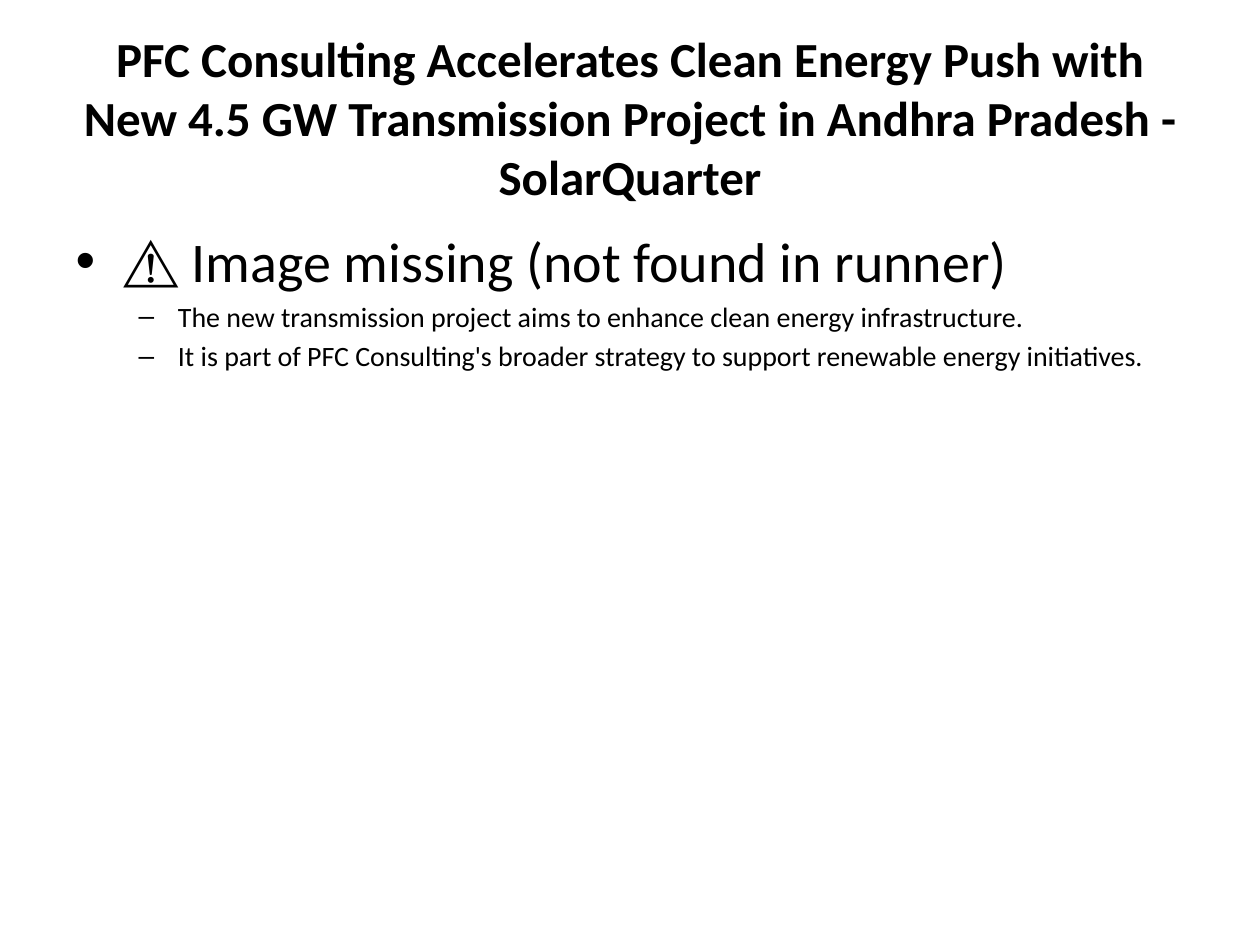
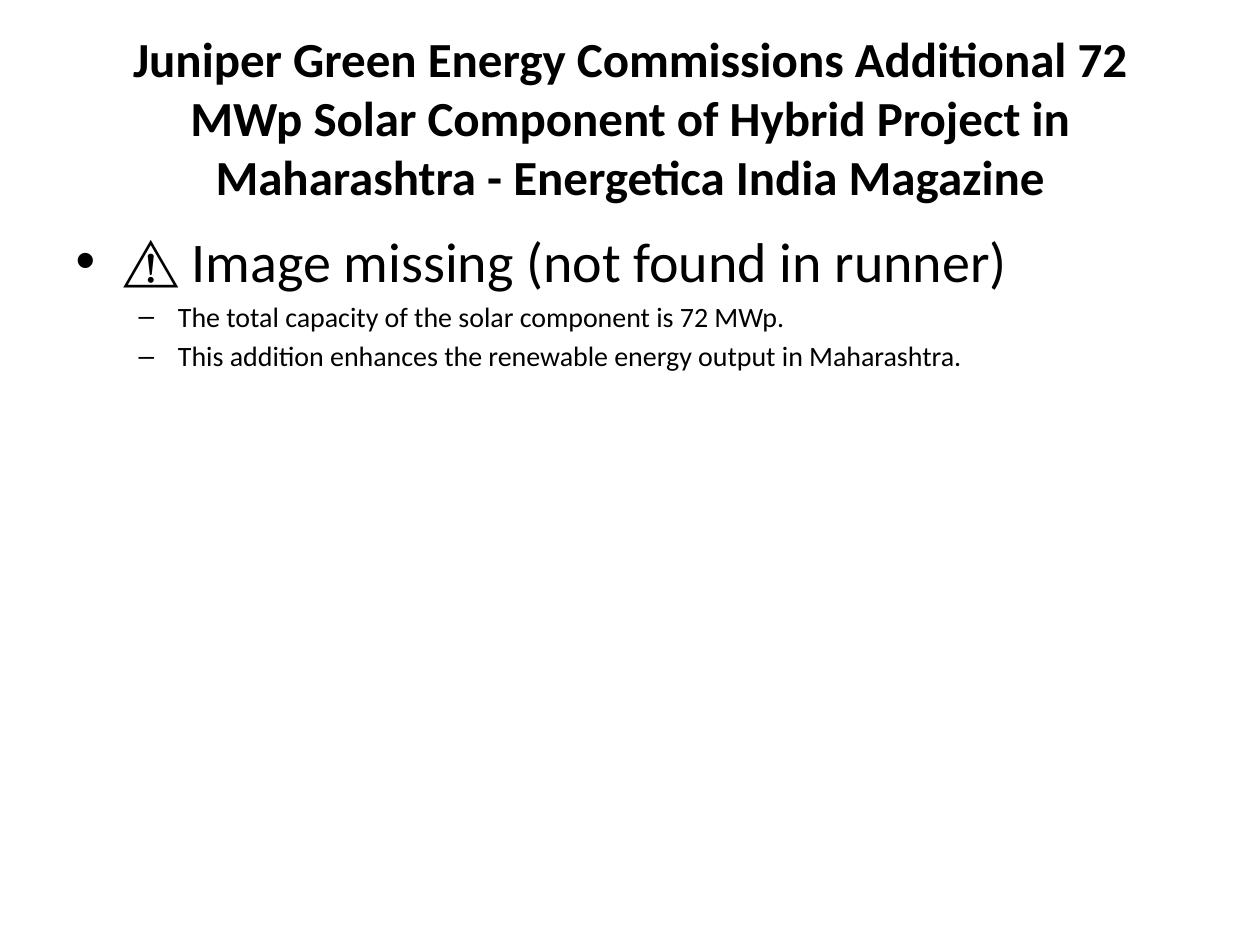
Before and after one commit to gauravsiemens1988/Linkedin-AI-Agent_Personal, a slide deck: slide 2 of drafts/linkedin_carousel.pptx. Drawn at 1260x945 pixels with LibreOffice and Linux fonts; fonts in the diff are those of the drawing. Boxes give left, top, right and bottom in pixels: in the first picture for what was removed or moved away, otherwise in the second. Text is boxed around its words. In the diff, an @@ line names an element or a change of style, - is before the commit and + after.

```diff
--- a/drafts/linkedin_carousel.pptx
+++ b/drafts/linkedin_carousel.pptx
@@ title at bbox=[133, 42, 1128, 204]: text changed @@
-PFC Consulting Accelerates Clean Energy Push with New 4.5 GW Transmission Project in Andhra Pradesh - SolarQuarter
+Juniper Green Energy Commissions Additional 72 MWp Solar Component of Hybrid Project in Maharashtra - Energetica India Magazine
@@ text at bbox=[178, 307, 961, 371]: text changed @@
-  – The new transmission project aims to enhance clean energy infrastructure.
-  – It is part of PFC Consulting's broader strategy to support renewable energy initiatives.
+  – The total capacity of the solar component is 72 MWp.
+  – This addition enhances the renewable energy output in Maharashtra.
```
Also in this commit, not shown: 5 other slides changed, 1 other file.
